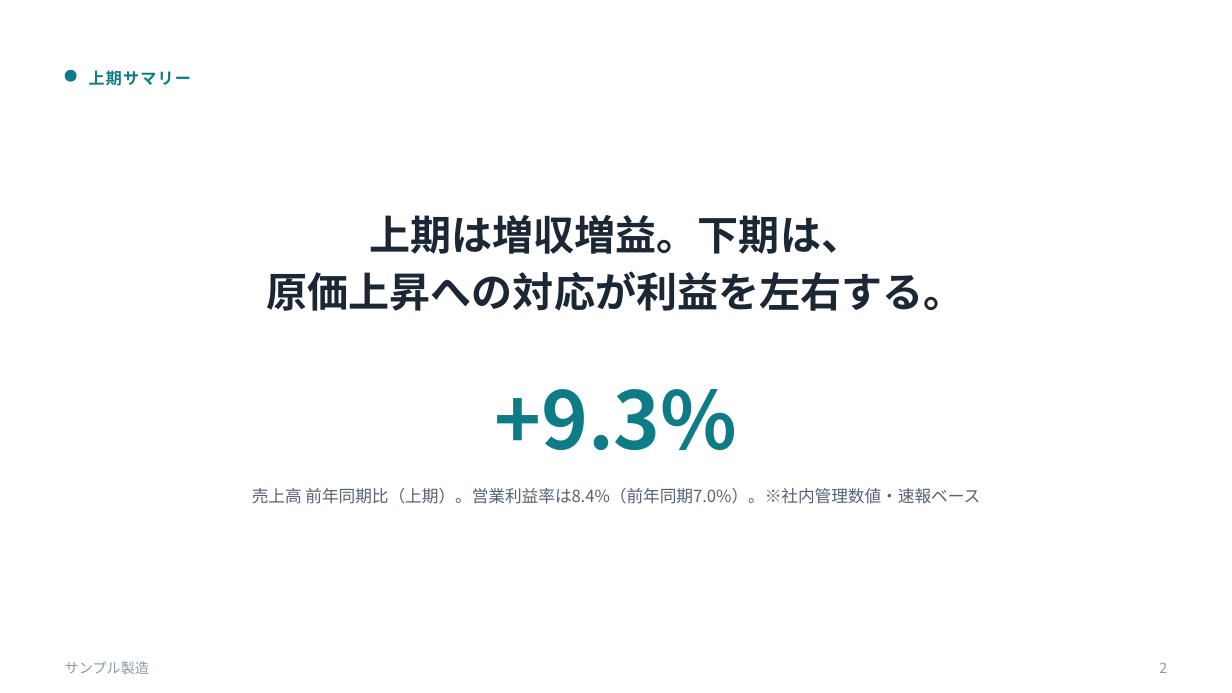
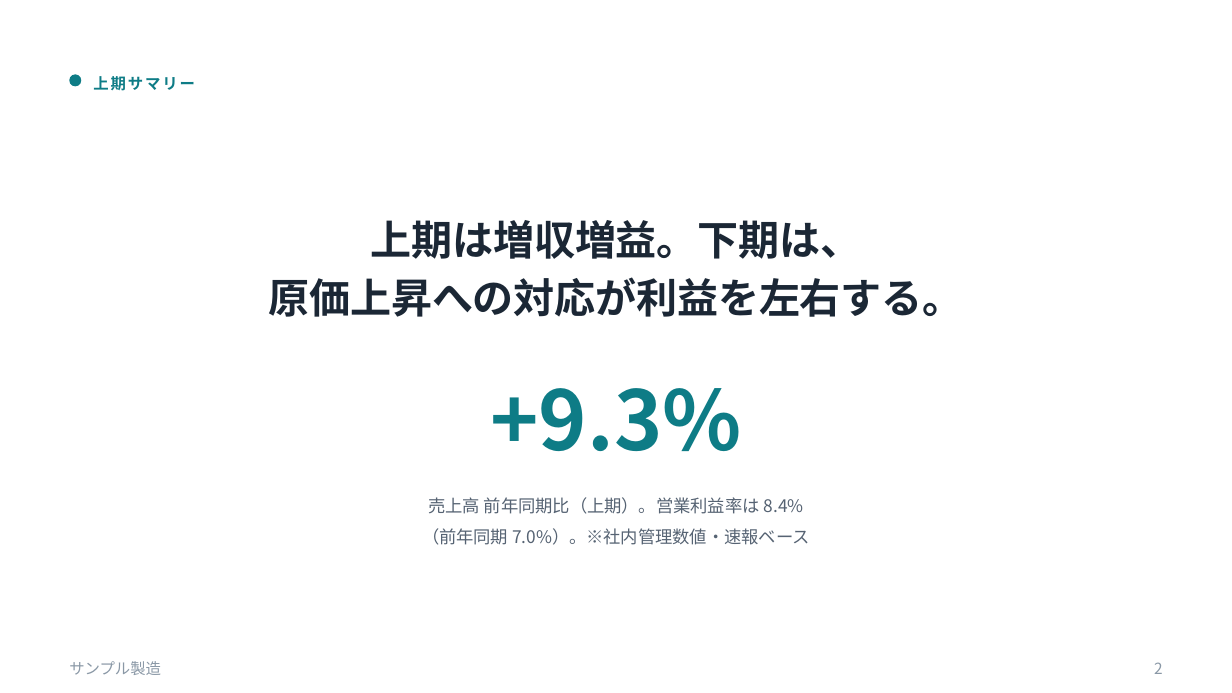
Before and after one commit to daikichi-lab/design-system-plugin, a slide deck: slide 2 of pptx-creation-plugin/examples/financial-analysis/out/deck.pptx. Drawn at 1232x693 pixels with LibreOffice and Linux fonts; fonts in the diff are those of the drawing. Boxes give left, top, right and bottom in pixels: in the first picture for what was removed or moved away, otherwise in the second. Text is boxed around its words. In the diff, an @@ line names an element or a change of style, - is before the commit and + after.

```diff
--- a/pptx-creation-plugin/examples/financial-analysis/out/deck.pptx
+++ b/pptx-creation-plugin/examples/financial-analysis/out/deck.pptx
@@ ellipse: place and size @@
-ellipse at box(65, 70, 77, 82)
+ellipse at box(69, 75, 81, 87)
@@ text "上期サマリー" at box(93, 76, 195, 91): size 12.5 to 12 pt, letter spacing 1 to 1.5 pt @@
@@ text "上期は増収増益。下期は、" at box(269, 220, 964, 317): letter spacing 0 to -0.2 pt; line spacing 1.16 to 1.18 @@
@@ text "+9.3%" at box(490, 388, 741, 451): size 62 to 64 pt @@
@@ text at box(422, 497, 810, 545): text changed; size 13 to 13.5 pt @@
-売上高 前年同期比（上期）。営業利益率は8.4%（前年同期7.0%）。※社内管理数値・速報ベース
+売上高 前年同期比（上期）。営業利益率は 8.4%
+（前年同期 7.0%）。※社内管理数値・速報ベース
@@ text "サンプル製造" at box(69, 661, 161, 675): size 11 to 12 pt @@
@@ text "2" at box(1154, 662, 1163, 674): size 11 to 12 pt @@
```
Also in this commit, not shown: 9 other slides changed, 25 other files.
